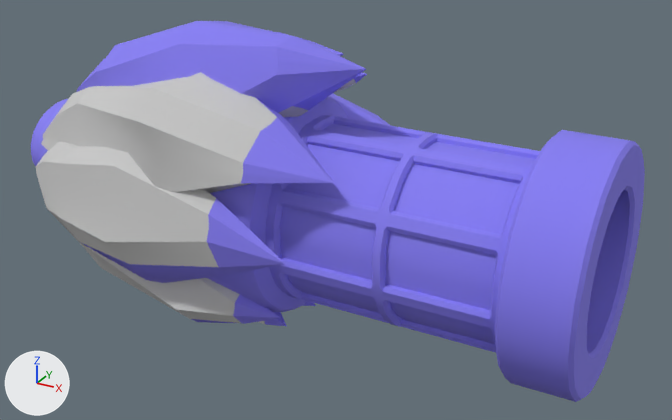
A saved change to the FBX model Assets/Art/Art 3D/MainCharacter/Hands/IceHand.fbx.
The view is the same before and after, from a 50 mm lens placed at (0.727, -1.384, 1.344), pointed at (0.516, -1.0, 1.152). Arrows for +X, +Y and +Z are at lower left; the lights stay in place. Where no turn or scale is listed for an object, it has been applied to the vertices.

Objects in the first picture: 'HandIce'.
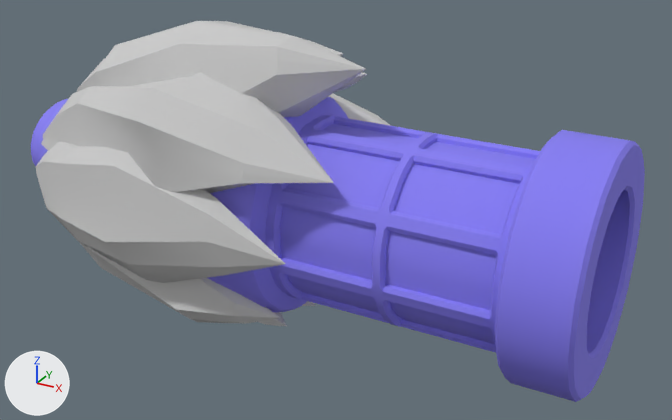
The newer file is also rescaled (x2.54), turned or shifted as a whole; pictures and numbers use the older file's frame.

Location of each change, [x1, y1, x2, y2] in pixels of the pictures (672 x 420 px):
part 1 of me_mesh, recoloured (blue to grey): [77, 21, 391, 326] in both

What the commit changed:
me_mesh has 1737 vertices, 3392 faces and spans x 0.022..0.337, y -0.066..0.099, z -0.076..0.084.
me_mesh is used by ob_handice; location (0.3214, -1.0167, 1.1641).
me_mesh part 1: 864 of the faces centred in x 0.031..0.203, y -0.059..0.082, z -0.072..0.082 switch from mat_02___default (blue #857df2) to mat_01___default (its picture is missing).
